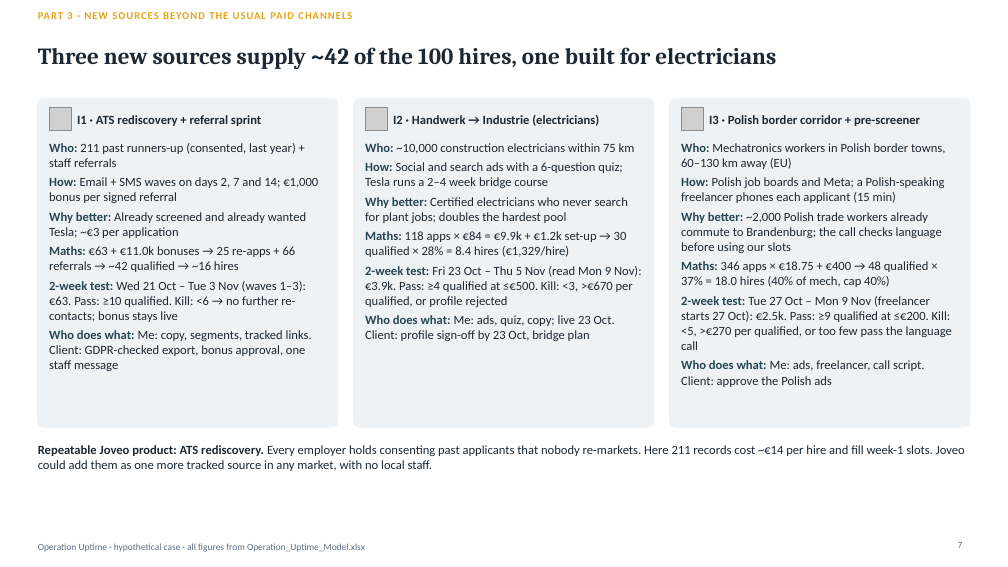
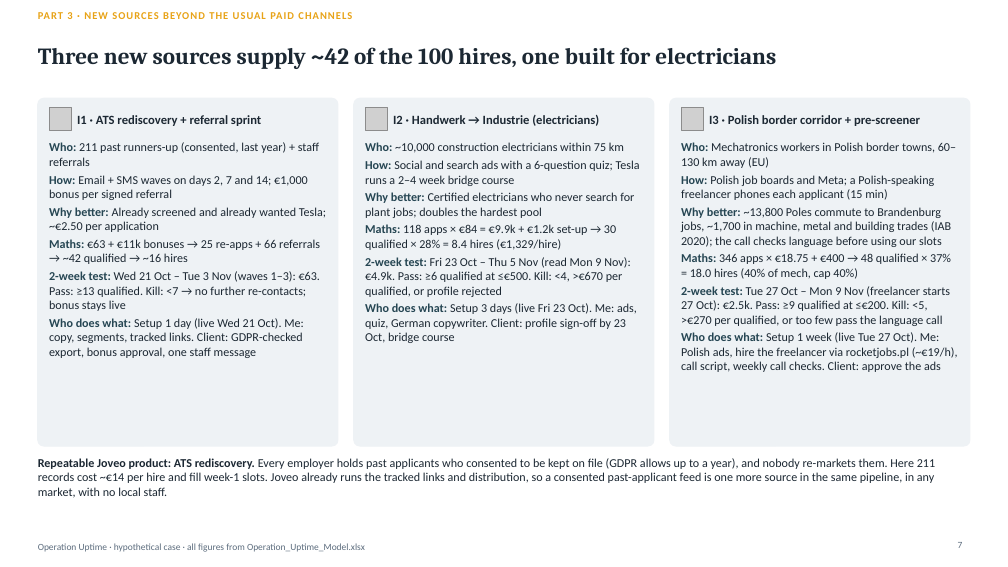
Before and after one commit to Anurag160596/haystack, a slide deck: slide 7 of operation_uptime/Operation_Uptime_Deck.pptx. Drawn at 1008x567 pixels with LibreOffice and Linux fonts; fonts in the diff are those of the drawing; grey boxes stand for pictures. Boxes give left, top, right and bottom in pixels: in the first picture for what was removed or moved away, otherwise in the second. Text is boxed around its words. In the diff, an @@ line names an element or a change of style, - is before the commit and + after.

```diff
--- a/operation_uptime/Operation_Uptime_Deck.pptx
+++ b/operation_uptime/Operation_Uptime_Deck.pptx
@@ rounded rectangle: place and size @@
-rounded rectangle at (38, 98, 338, 427)
+rounded rectangle at (38, 98, 338, 446)
@@ rounded rectangle: place and size @@
-rounded rectangle at (354, 98, 654, 427)
+rounded rectangle at (354, 98, 654, 446)
@@ rounded rectangle: place and size @@
-rounded rectangle at (670, 98, 970, 427)
+rounded rectangle at (670, 98, 970, 446)
@@ text at (49, 142, 319, 200): size 12 to 11.5 pt in "Who: 211 past runners-up (consented, last year) ...", "How: Email + SMS waves on days ..."; less space between paragraphs @@
@@ text at (365, 142, 640, 250): size 12 to 11.5 pt in "Who: ~10,000 construction electricians within 75 km", "How: Social and search ads with a ...", "Why better: Certified electricians who never search ...", "Maths: 118 apps × €84 = €9.9k ..."; less space between paragraphs @@
@@ text at (681, 142, 956, 326): size 12 to 11.5 pt in "Who: Mechatronics workers in Polish border towns, ...", "How: Polish job boards and Meta; a ...", "Maths: 346 apps × €18.75 + €400 ...", "2-week test: Tue 27 Oct – Mon ..."; less space between paragraphs @@
@@ text at (49, 207, 326, 358): text changed; size 12 to 11.5 pt @@
-Why better: Already screened and already wanted Tesla; ~€3 per application
-Maths: €63 + €11.0k bonuses → 25 re-apps + 66 referrals → ~42 qualified → ~16 hires
-2-week test: Wed 21 Oct – Tue 3 Nov (waves 1–3): €63. Pass: ≥10 qualified. Kill: <6 → no further re-contacts; bonus stays live
-Who does what: Me: copy, segments, tracked links. Client: GDPR-checked export, bonus approval, one staff message
+Why better: Already screened and already wanted Tesla; ~€2.50 per application
+Maths: €63 + €11k bonuses → 25 re-apps + 66 referrals → ~42 qualified → ~16 hires
+2-week test: Wed 21 Oct – Tue 3 Nov (waves 1–3): €63. Pass: ≥13 qualified. Kill: <7 → no further re-contacts; bonus stays live
+Who does what: Setup 1 day (live Wed 21 Oct). Me: copy, segments, tracked links. Client: GDPR-checked export, bonus approval, one staff message
@@ text at (681, 207, 951, 247): text changed; size 12 to 11.5 pt @@
-Why better: ~2,000 Polish trade workers already commute to Brandenburg; the call checks language before using our slots
+Why better: ~13,800 Poles commute to Brandenburg jobs, ~1,700 in machine, metal and building trades (IAB 2020); the call checks language before using our slots
@@ text at (365, 257, 637, 343): text changed; size 12 to 11.5 pt @@
-2-week test: Fri 23 Oct – Thu 5 Nov (read Mon 9 Nov): €3.9k. Pass: ≥4 qualified at ≤€500. Kill: <3, >€670 per qualified, or profile rejected
-Who does what: Me: ads, quiz, copy; live 23 Oct. Client: profile sign-off by 23 Oct, bridge plan
+2-week test: Fri 23 Oct – Thu 5 Nov (read Mon 9 Nov): €4.9k. Pass: ≥6 qualified at ≤€500. Kill: <4, >€670 per qualified, or profile rejected
+Who does what: Setup 3 days (live Fri 23 Oct). Me: ads, quiz, German copywriter. Client: profile sign-off by 23 Oct, bridge course
@@ text at (681, 332, 958, 372): text changed; size 12 to 11.5 pt @@
-Who does what: Me: ads, freelancer, call script. Client: approve the Polish ads
+Who does what: Setup 1 week (live Tue 27 Oct). Me: Polish ads, hire the freelancer via rocketjobs.pl (~€19/h), call script, weekly call checks. Client: approve the ads
@@ text at (38, 458, 935, 498): text changed; size 12 to 11.5 pt @@
-Repeatable Joveo product: ATS rediscovery. Every employer holds consenting past applicants that nobody re-markets. Here 211 records cost ~€14 per hire and fill week-1 slots. Joveo could add them as one more tracked source in any market, with no local staff.
+Repeatable Joveo product: ATS rediscovery. Every employer holds past applicants who consented to be kept on file (GDPR allows up to a year), and nobody re-markets them. Here 211 records cost ~€14 per hire and fill week-1 slots. Joveo already runs the tracked links and distribution, so a consented past-applicant feed is one more source in the same pipeline, in any market, with no local staff.
```
Also in this commit, not shown: 7 other slides changed, 6 other files.
